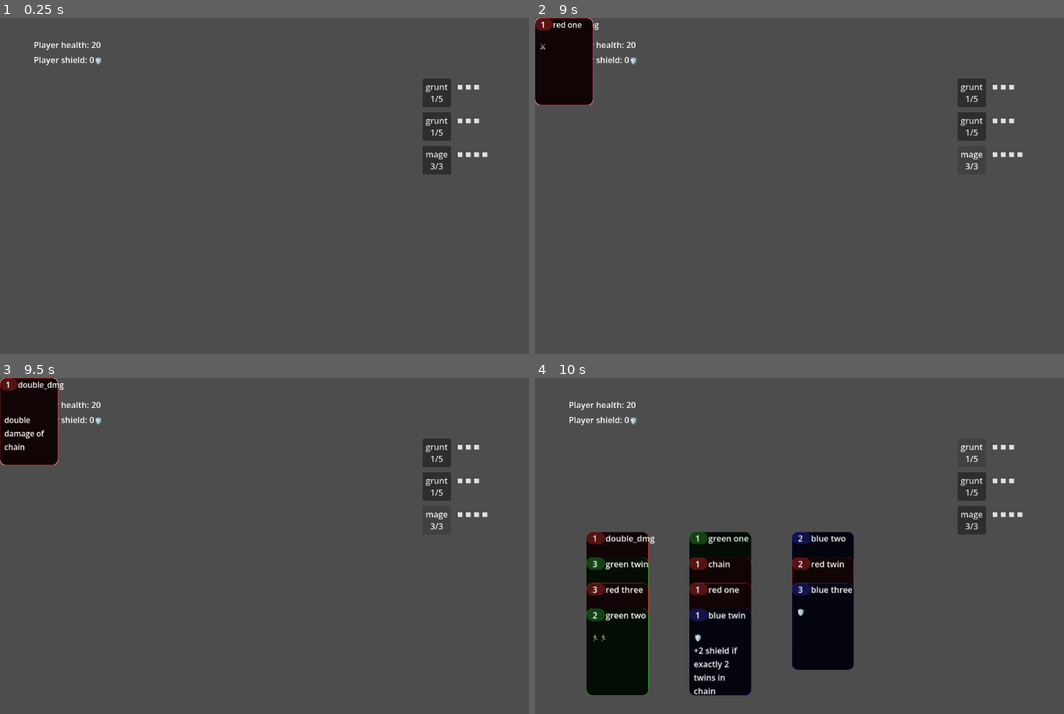
Above: before the commit, frames 1-4 (two rows, left to right).
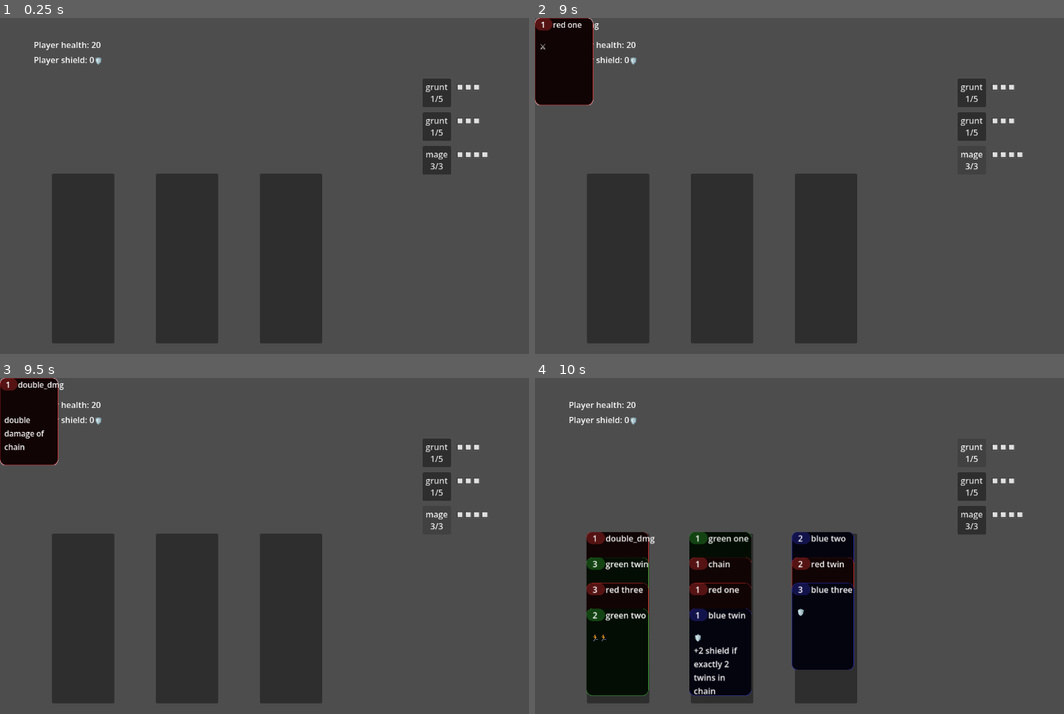
Above: after the commit, the same moments.

Repository: tgbrooks/cocards
Game: Godot game, scene res://main.tscn
Same seed, same stepped clock (60 frames per second), same inputs: the game is played once before the commit and once after it.
Inputs (mouse positions are in pixels of both pictures, inside the frame that each line leads up to):
- Up to frame 1 (0.25 s): no input
- Up to frame 2 (9 s): click (619, 259) at 0.52 s; click "grunt 1/5" at 1.25 s; click "grunt 1/4" at 2 s; click "grunt 1/5" at 2.75 s; click "mage 3/3" at 3.5 s; click "grunt 1/4" at 4.25 s; click "grunt 1/5" at 5 s; click "mage 3/3" at 5.75 s; click "grunt 1/4" at 6.5 s; click "grunt 1/5" at 7.25 s; click "mage 3/3" at 8 s; tap Enter at 8.75 s; move the mouse to (963, 169) at 8.77 s; hold R from 8.78 s (still down)
- Up to frame 3 (9.5 s): keep holding R
- Up to frame 4 (10 s): release R at 9.5 s; click "grunt 1/5" at 9.5 s

The runs differ from the first frame. In frame 1, 18% of the frame differs, in the area x 9-61%, y 46-97%; in frame 2, 18%; in frame 3, 18%; in frame 4, 2.1%.

Commit message:
Allow placing in empty stack

Diff:
--- a/card_stack.gd
+++ b/card_stack.gd
@@ -2,10 +2,11 @@
 
 var cards: Array[Card] = []
 var padding: float = 10.0
+@onready var background_button: Button = $BackgroundButton
 
 # Called when the node enters the scene tree for the first time.
 func _ready() -> void:
-	pass # Replace with function body.
+	background_button.pressed.connect(stack_pressed)
 
 
 # Called every frame. 'delta' is the elapsed time since the previous frame.
@@ -48,3 +49,14 @@
 	if not Card.can_chain(these_cards):
 		return
 	get_parent().cards_activated(these_cards, self)
+
+func stack_pressed() -> void:
+	print("Pressed!")
+	if cards:
+		# There is a card here so we act like we click on the card
+		var bottom_card = cards[cards.size()-1]
+		card_pressed(bottom_card)
+	else:
+		# Empty cards activated onto here to move any selected cards to us
+		var empty: Array[Card] = []
+		get_parent().cards_activated(empty, self)
--- a/card_stack.tscn
+++ b/card_stack.tscn
@@ -4,3 +4,7 @@
 
 [node name="Node2D" type="Node2D" unique_id=817149055]
 script = ExtResource("1_t5wva")
+
+[node name="BackgroundButton" type="Button" parent="." unique_id=1135075847]
+offset_right = 120.0
+offset_bottom = 327.648
--- a/main.gd
+++ b/main.gd
@@ -15,11 +15,12 @@
 @onready var player_shield_label: Label = $PlayerShieldLabel
 @onready var deck: Deck = $Deck
 var stack_results_preview: StackResultPreview = null
+var cs_scene = preload("res://card_stack.tscn")
 
 # Called when the node enters the scene tree for the first time.
 func _ready() -> void:
 	for i in range(3):
-		var cs = CardStack.new()
+		var cs = cs_scene.instantiate()
 		card_stacks.append(cs)
 		cs.position = Vector2(200*i+100, 300)
 		self.add_child(cs)
@@ -59,9 +60,16 @@
 		return
 	if selected_card_stack != card_stack and selected_cards.size() > 0:
 		# Try playing the cards from the old stack onto the newly clicked stack
-		var bottom_card = cards[cards.size()-1]
-		var top_card = selected_cards[0]
-		if top_card.number == bottom_card.number - 1:
+		var can_chain = false
+		if cards:
+			var bottom_card = cards[cards.size()-1]
+			var top_card = selected_cards[0]
+			if top_card.number == bottom_card.number - 1:
+				can_chain = true
+		else:
+			can_chain = true
+
+		if can_chain:
 			# move the cards onto the new stack
 			for card in selected_cards:
 				card.unselect()
